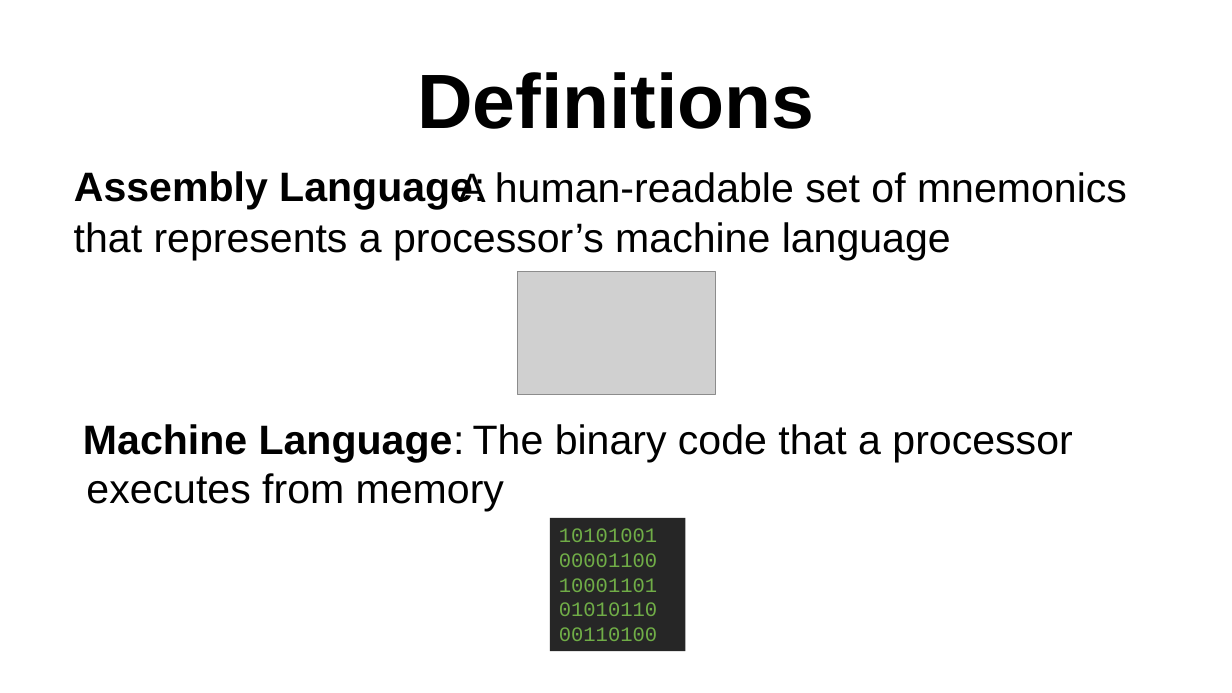
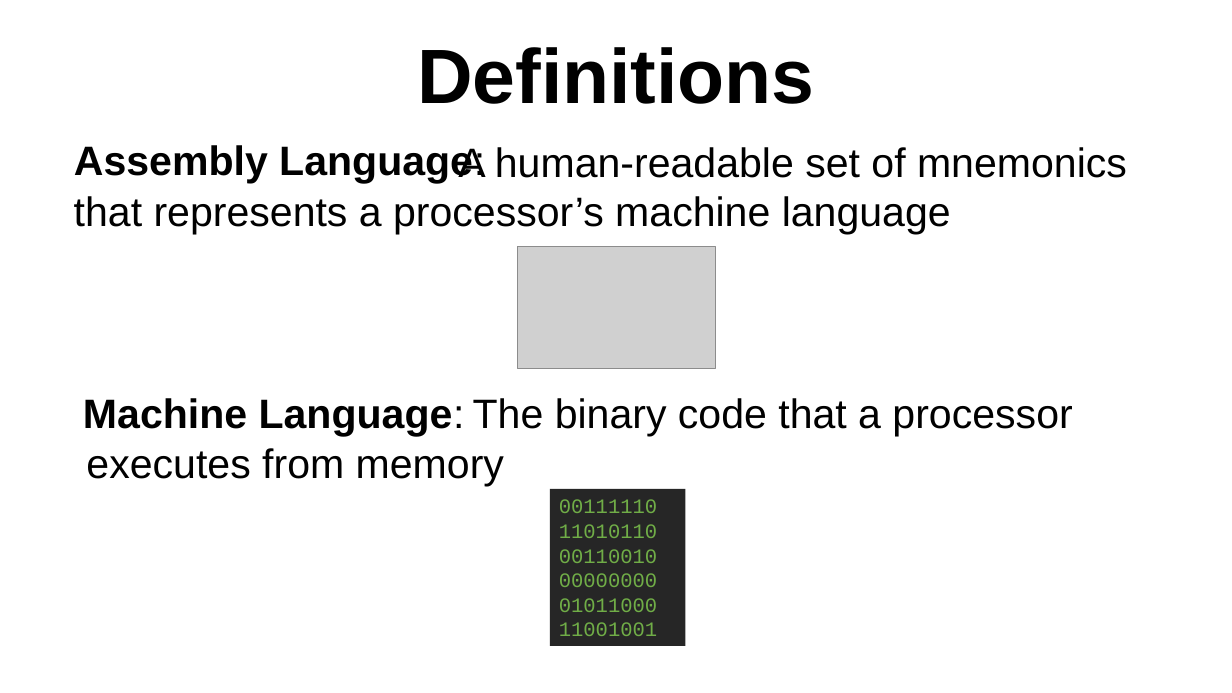
Before and after one commit to SlithyMatt/zxs-assembly-tutorial, a slide deck: slide 2 of Lesson1/Lesson1.odp. Drawn at 1232x693 pixels with LibreOffice and Linux fonts; fonts in the diff are those of the drawing; grey boxes stand for pictures. Boxes give left, top, right and bottom in pixels: in the first picture for what was removed or moved away, otherwise in the second. Text is boxed around its words. In the diff, an @@ line names an element or a change of style, - is before the commit and + after.

```diff
--- a/Lesson1/Lesson1.odp
+++ b/Lesson1/Lesson1.odp
@@ 4 texts, 1 picture, 1 title: place and size @@
-4 texts, 1 picture, 1 title at [74,72,1127,511]
+4 texts, 1 picture, 1 title at [74,47,1127,486]
@@ rectangle added at [550,489,686,646], fill #262626, 16 pt, text #70AD47 @@
+00111110
+11010110
+00110010
+00000000
+01011000
+11001001
@@ rectangle removed at [550,518,686,651] @@
-10101001
-00001100
-10001101
-01010110
-00110100
```
Also in this commit, not shown: 2 other slides changed, 3 slides added, 3 slides removed.
